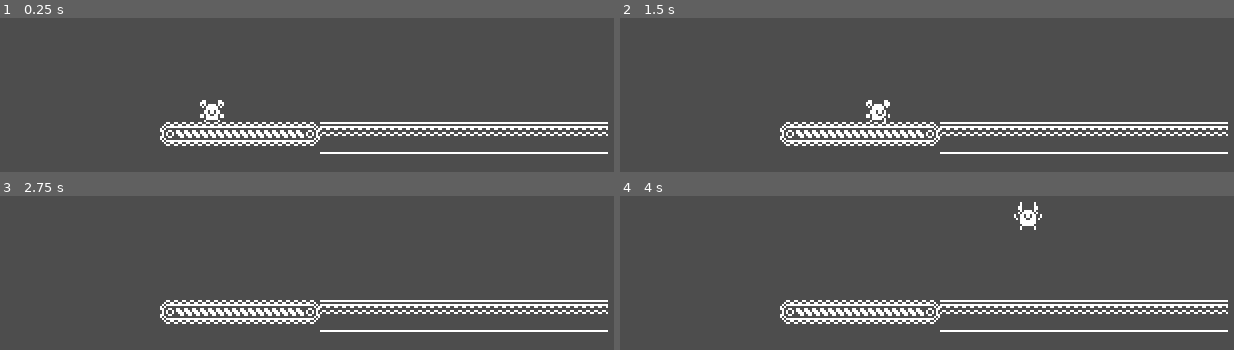
Above: before the commit, frames 1-4 (two rows, left to right).
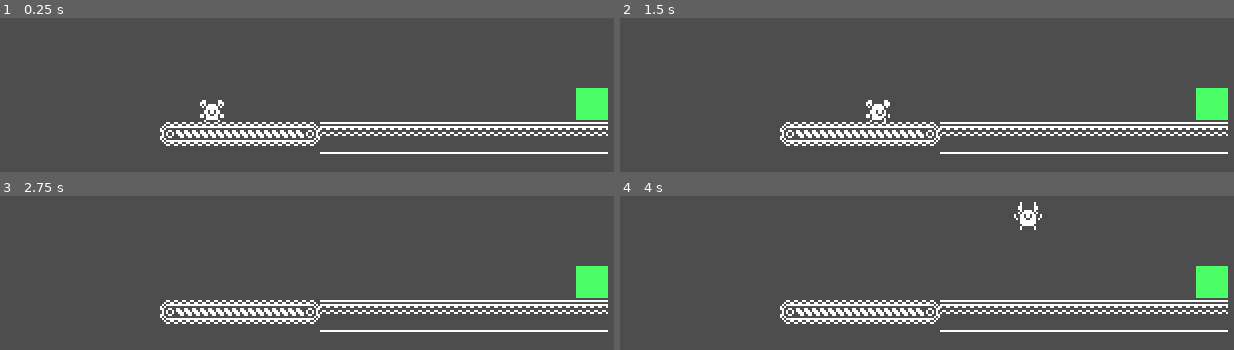
Above: after the commit, the same moments.

Repository: moellh/gmtk-game-jam-2026
Game: Godot game, scene res://src/level.tscn
Same seed, same stepped clock (60 frames per second), same inputs: the game is played once before the commit and once after it.
Inputs:
- Up to frame 1 (0.25 s): no input
- Up to frame 2 (1.5 s): tap Enter at 0.5 s; hold Right (move_right) from 0.53 s (still down); tap C (clear) at 0.6, 1.35 s; tap Space (jump) at 0.77 s
- Up to frame 3 (2.75 s): tap Space (jump) at 1.52 s; release Right (move_right) at 2.03 s; hold Left (move_left) from 2.03 s (still down); tap C (clear) at 2.1 s
- Up to frame 4 (4 s): release Left (move_left) at 2.78 s; hold Right (move_right) from 2.78 s (still down); tap C (clear) at 2.85, 3.6 s; tap Space (jump) at 3.02, 3.77 s

The runs differ from the first frame. In frame 1, 1.1% of the frame differs, in the area x 93-100%, y 45-67%; in frame 2, 1.1%; in frame 3, 1.1%; in frame 4, 1.1%.

Commit message:
feat: goal block

Diff:
--- /dev/null
+++ b/src/goal.gd
@@ -0,0 +1,6 @@
+extends Area2D
+
+signal reached
+
+func _on_body_entered(body: Node2D) -> void:
+	if body is CharacterBody2D: reached.emit()
--- /dev/null
+++ b/src/goal.tscn
@@ -0,0 +1,18 @@
+[gd_scene format=3 uid="uid://b34jpqw0gv0ag"]
+
+[ext_resource type="Script" uid="uid://bxew76nll1mab" path="res://src/goal.gd" id="1"]
+
+[sub_resource type="RectangleShape2D" id="RectangleShape2D_goal"]
+size = Vector2(16, 16)
+
+[node name="Goal" type="Area2D" unique_id=376843979]
+script = ExtResource("1")
+
+[node name="Polygon2D" type="Polygon2D" parent="." unique_id=657891773]
+color = Color(0.3, 1, 0.4, 1)
+polygon = PackedVector2Array(-8, -8, 8, -8, 8, 8, -8, 8)
+
+[node name="CollisionShape2D" type="CollisionShape2D" parent="." unique_id=1506201026]
+shape = SubResource("RectangleShape2D_goal")
+
+[connection signal="body_entered" from="." to="." method="_on_body_entered"]
--- a/src/level.tscn
+++ b/src/level.tscn
@@ -3,6 +3,7 @@
 [ext_resource type="Texture2D" uid="uid://bhqhrt7nncgvb" path="res://assets/monochrome_tilemap_transparent.png" id="1_u52ul"]
 [ext_resource type="PackedScene" uid="uid://cypbttuu8jxd6" path="res://src/player.tscn" id="2_vonw3"]
 [ext_resource type="Script" uid="uid://dcw2moosicjon" path="res://src/game.gd" id="3_game"]
+[ext_resource type="PackedScene" uid="uid://b34jpqw0gv0ag" path="res://src/goal.tscn" id="4_goal"]
 
 [sub_resource type="TileSetAtlasSource" id="TileSetAtlasSource_vonw3"]
 texture = ExtResource("1_u52ul")
@@ -822,3 +823,8 @@
 
 [node name="Player" parent="." unique_id=1157283441 instance=ExtResource("2_vonw3")]
 position = Vector2(106, 100)
+
+[node name="Goal" parent="." unique_id=736253240 instance=ExtResource("4_goal")]
+position = Vector2(296, 103)
+
+[connection signal="reached" from="Goal" to="." method="clear"]
Not shown, added: src/goal.gd.uid
